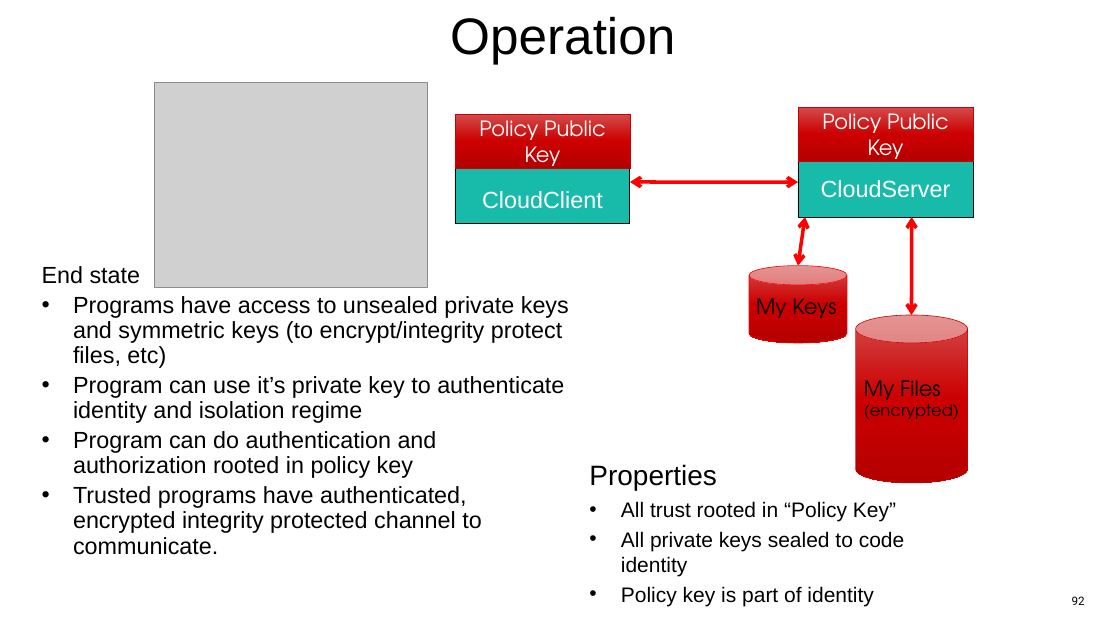
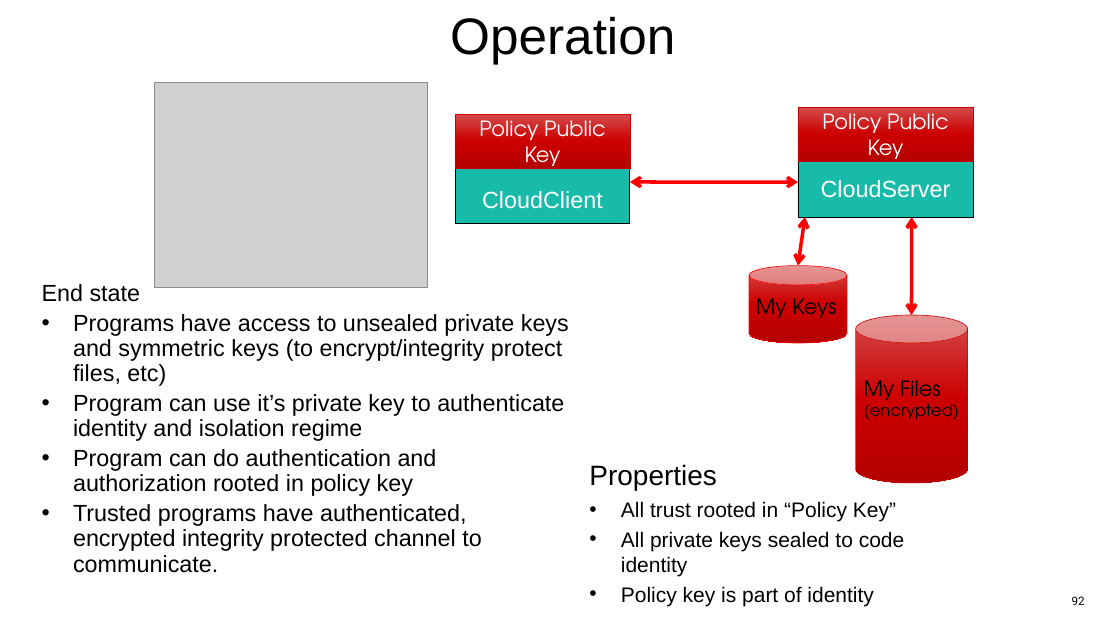
Before and after one commit to jlmucb/class_notes, a slide deck: slide 92 of IoT/pptx/IoTSoftwareNetworking.pptx. Drawn at 1120x630 pixels with LibreOffice and Linux fonts; fonts in the diff are those of the drawing; grey boxes stand for pictures. Boxes give left, top, right and bottom in pixels: in the first picture for what was removed or moved away, otherwise in the second. Text is boxed around its words. In the diff, an @@ line names an element or a change of style, - is before the commit and + after.

```diff
--- a/IoT/pptx/IoTSoftwareNetworking.pptx
+++ b/IoT/pptx/IoTSoftwareNetworking.pptx
@@ text "End state": place and size @@
-text "End state" at [42, 266, 569, 555]
+text "End state" at [42, 284, 569, 573]
```
Also in this commit, not shown: 17 other slides changed, 1 other file.
